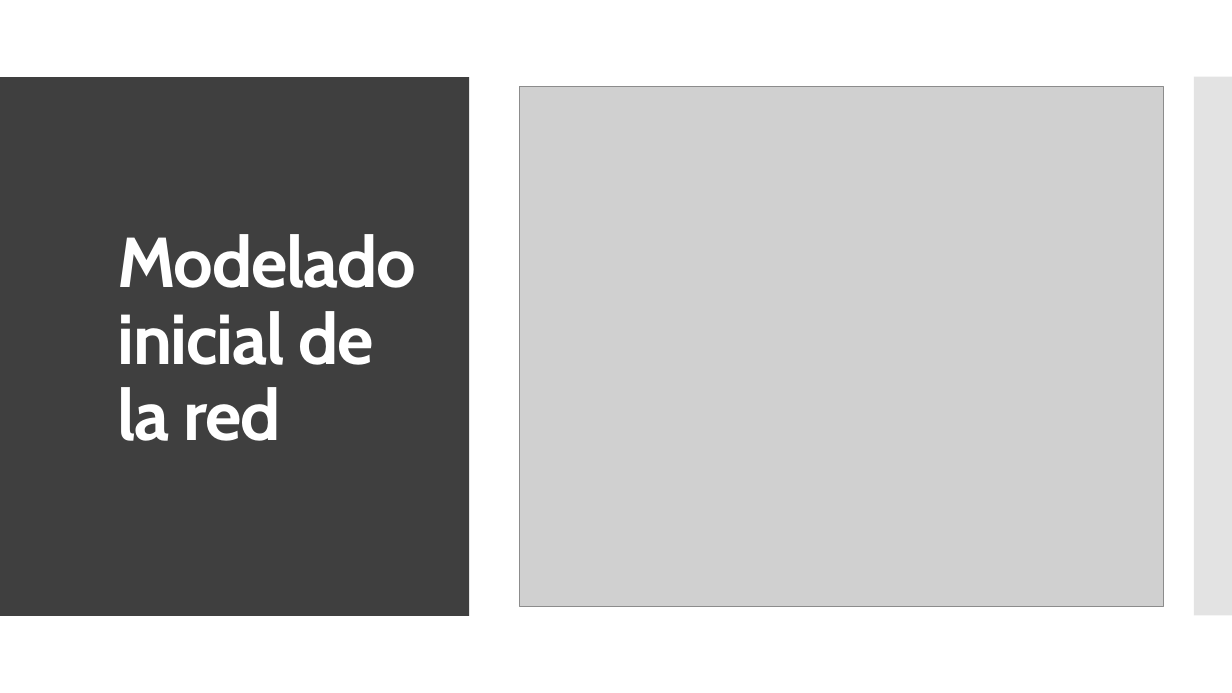
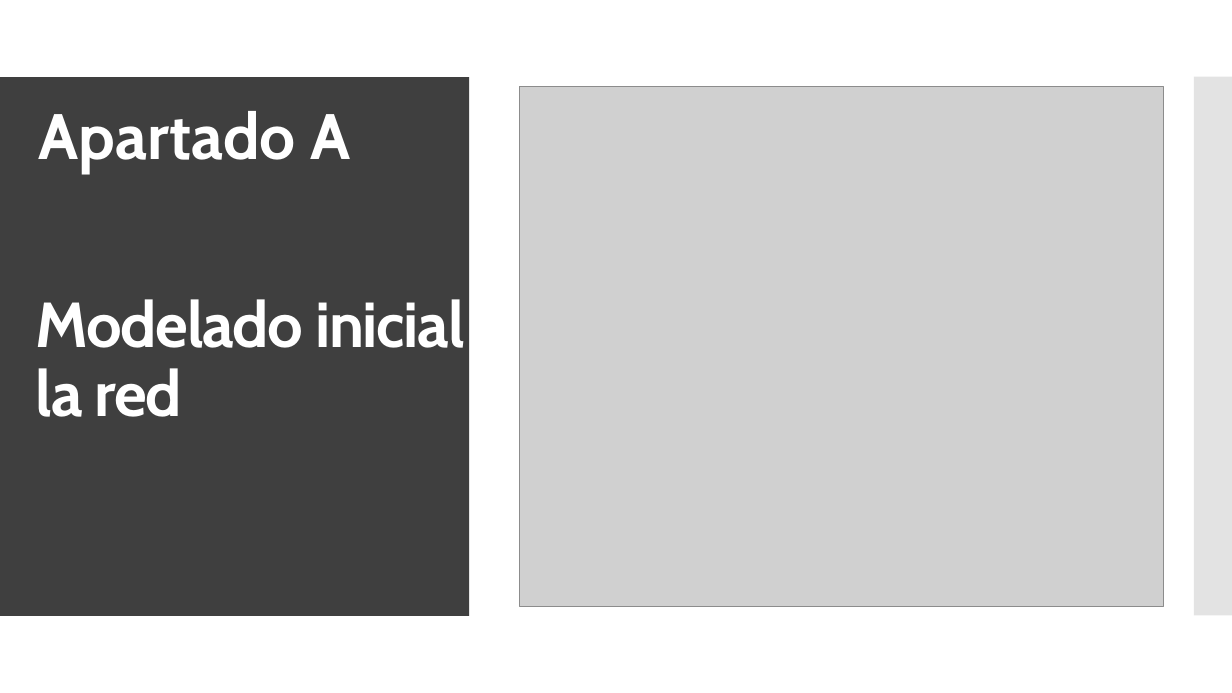
Before and after one commit to Juanfragar/Fiabilidad-y-gestion-de-riesgos, a slide deck: slide 2 of Practica 02/Modelado de riesgos con Hugin Expert.pptx. Drawn at 1232x693 pixels with LibreOffice and Linux fonts; fonts in the diff are those of the drawing; grey boxes stand for pictures. Boxes give left, top, right and bottom in pixels: in the first picture for what was removed or moved away, otherwise in the second. Text is boxed around its words. In the diff, an @@ line names an element or a change of style, - is before the commit and + after.

```diff
--- a/Practica 02/Modelado de riesgos con Hugin Expert.pptx
+++ b/Practica 02/Modelado de riesgos con Hugin Expert.pptx
@@ text added at <box>38,111,350,173</box>, 50 pt, text #FFFFFF, bold @@
+Apartado A
@@ title "Modelado inicial de la red": place and size @@
-title "Modelado inicial de la red" at <box>117,234,416,441</box>
+title "Modelado inicial de la red" at <box>36,293,545,417</box>
@@ title "Modelado inicial de la red" at <box>36,293,545,417</box>: size 55 to 49.5 pt @@
```
Also in this commit, not shown: 1 slide added, 1 other file.
